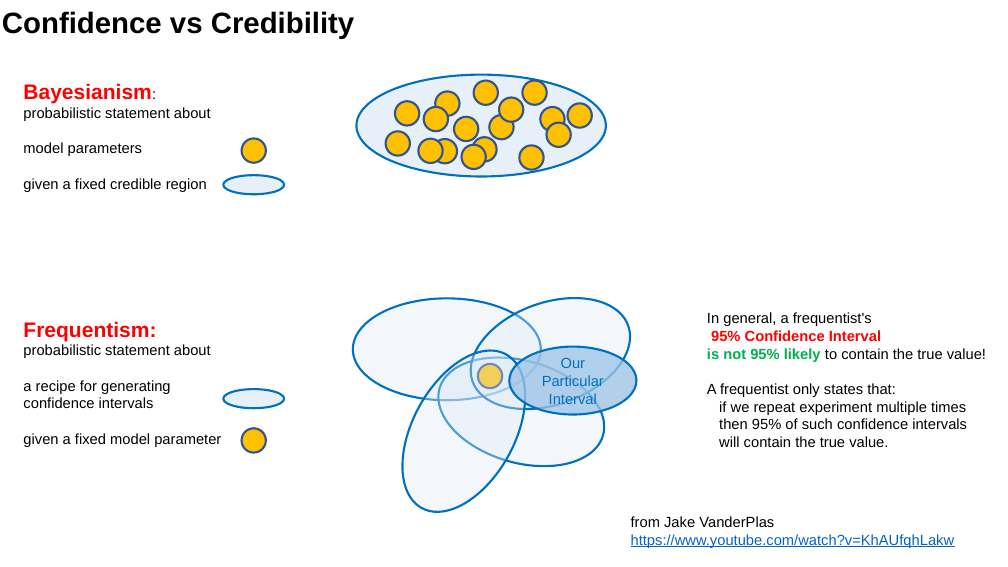
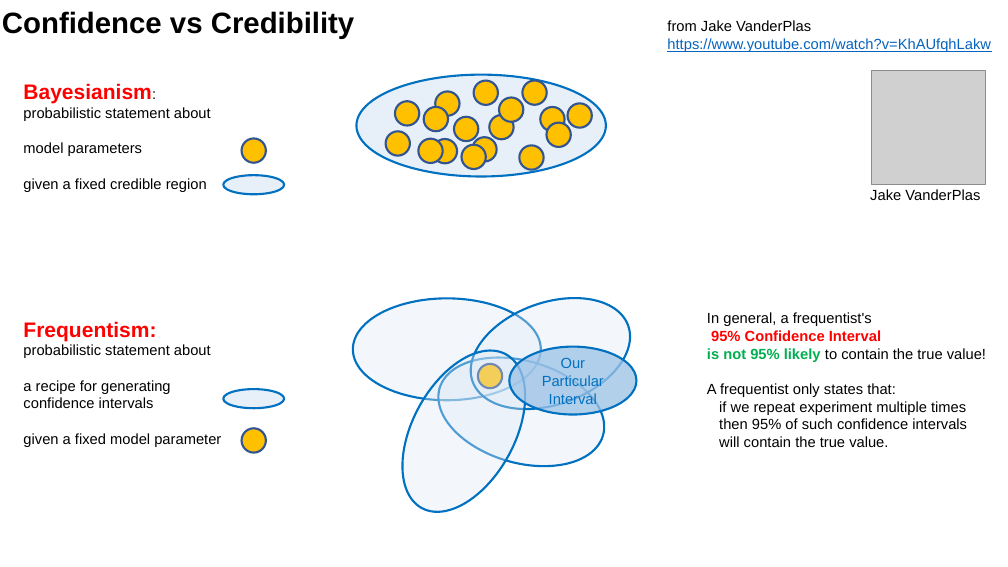
Before and after one commit to lselector/ml_ai_doc, a slide deck: slide 3 of statistics_08_Bayes_Bayesian.pptx. Drawn at 1008x567 pixels with LibreOffice and Linux fonts; fonts in the diff are those of the drawing; grey boxes stand for pictures. Boxes give left, top, right and bottom in pixels: in the first picture for what was removed or moved away, otherwise in the second. Text is boxed around its words. In the diff, an @@ line names an element or a change of style, - is before the commit and + after.

```diff
--- a/statistics_08_Bayes_Bayesian.pptx
+++ b/statistics_08_Bayes_Bayesian.pptx
@@ text "from Jake VanderPlas": place and size @@
-text "from Jake VanderPlas" at <box>631,516,955,548</box>
+text "from Jake VanderPlas" at <box>667,20,991,52</box>
@@ picture added at <box>871,71,985,185</box> @@
@@ text added at <box>870,189,980,200</box>, 14 pt, text #000000 @@
+Jake VanderPlas
```
Also in this commit, not shown: 6 other slides changed, 1 slide added, 1 slide removed.
